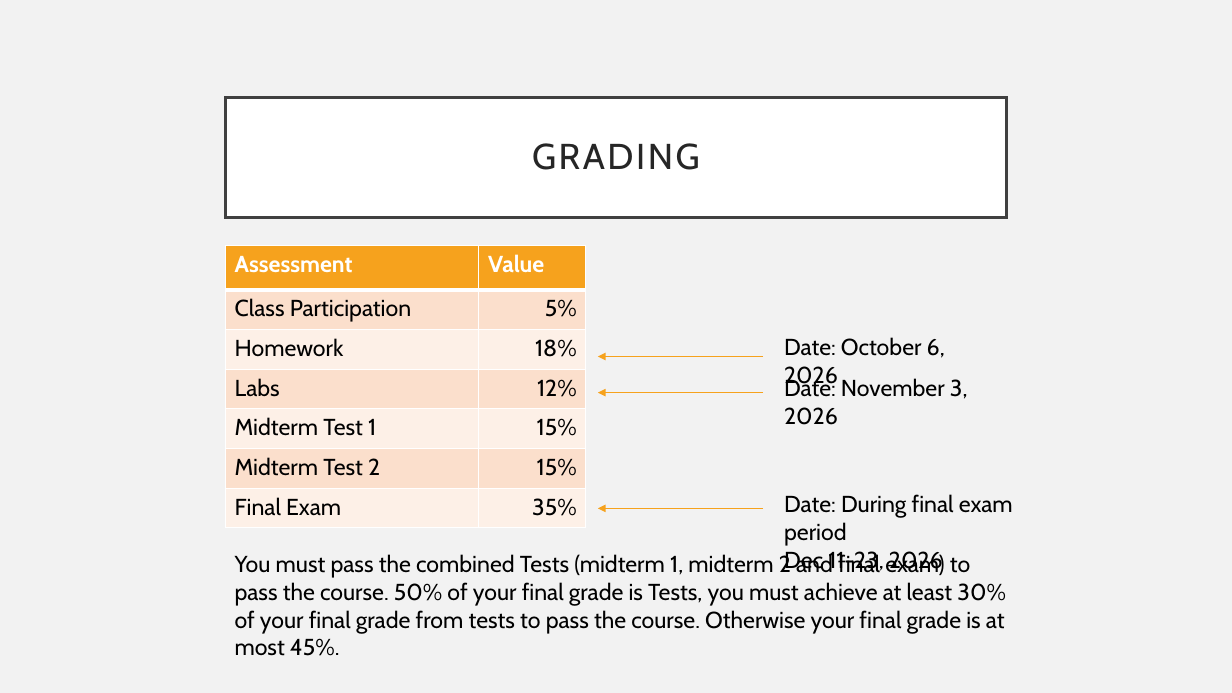
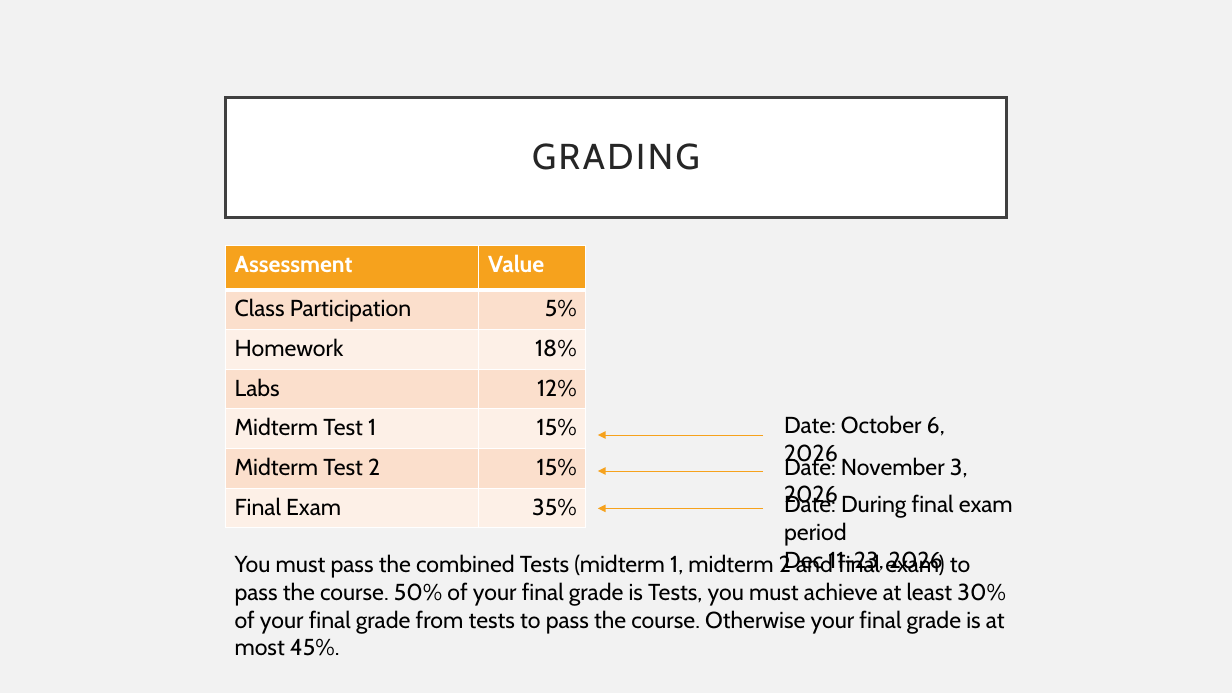
Before and after one commit to UPEI-CS/CS1910-Students, a slide deck: slide 9 of lectures/01-Course-Orientation/CS1910_Course-Orientation_Lecture.pptx (slide 8 before the commit). Drawn at 1232x693 pixels with LibreOffice and Linux fonts; fonts in the diff are those of the drawing. Boxes give left, top, right and bottom in pixels: in the first picture for what was removed or moved away, otherwise in the second. Text is boxed around its words. In the diff, an @@ line names an element or a change of style, - is before the commit and + after.

```diff
--- a/lectures/01-Course-Orientation/CS1910_Course-Orientation_Lecture.pptx
+++ b/lectures/01-Course-Orientation/CS1910_Course-Orientation_Lecture.pptx
@@ text "Date: November 3, 2026" rewrapped from bbox=[784, 377, 968, 425] to bbox=[784, 455, 968, 509] @@
@@ 2 arrows, 1 text: place and size @@
-2 arrows, 1 text at bbox=[598, 337, 945, 393]
+2 arrows, 1 text at bbox=[598, 415, 945, 471]
```
Also in this commit, not shown: 4 other slides changed, 1 other file.
